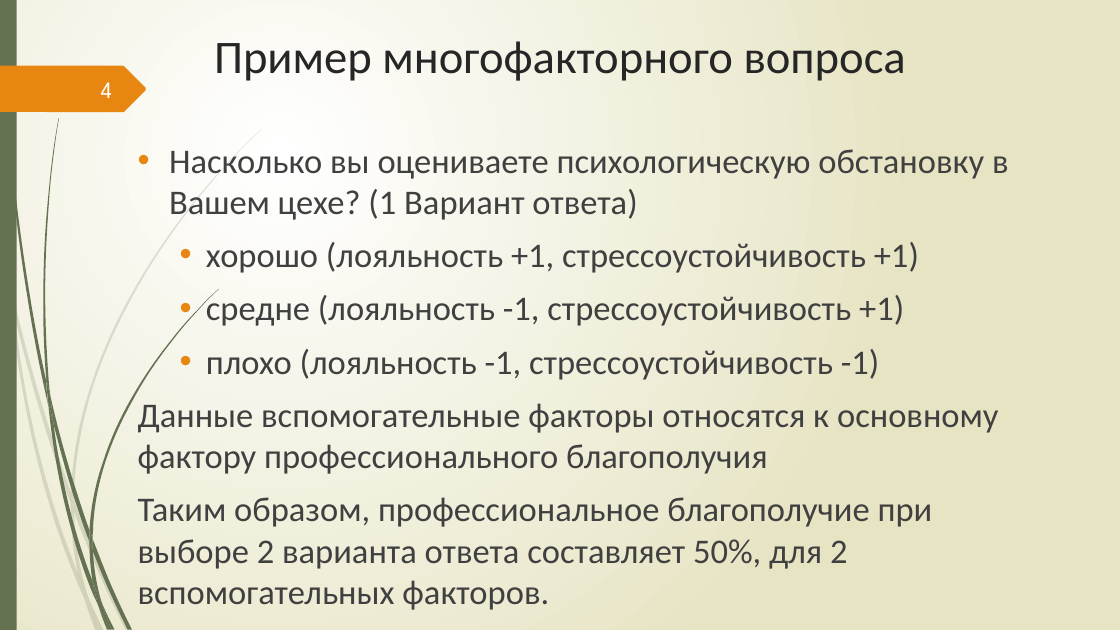
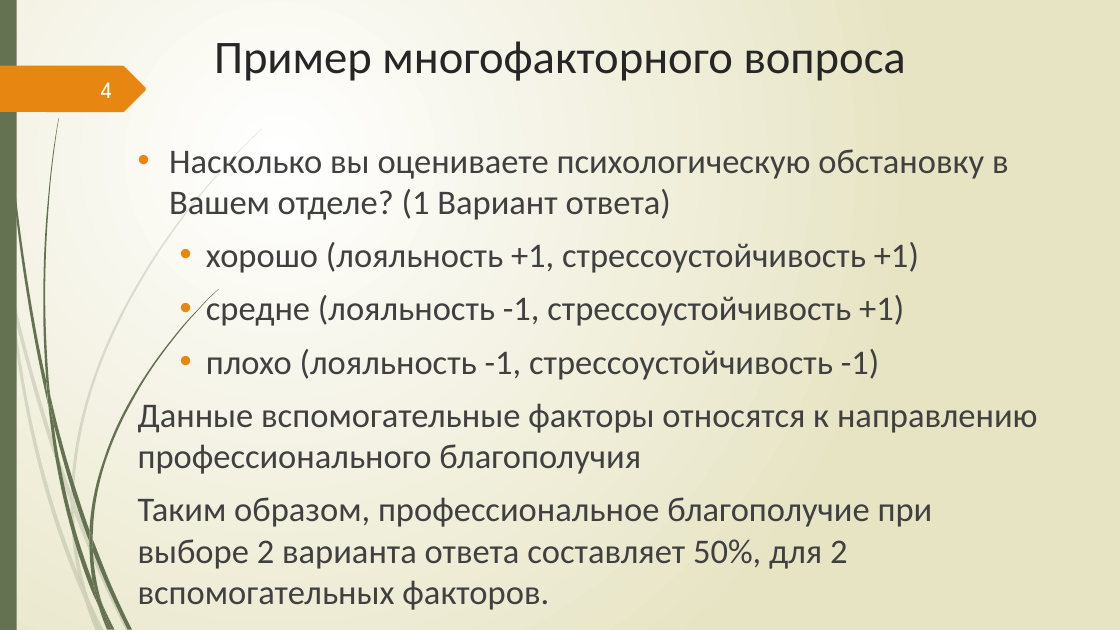
Before and after one commit to Csar9000/Quality-of-life-assessment-system, a slide deck: slide 4 of Документы/Презентация ВКР.pptx. Drawn at 1120x630 pixels with LibreOffice and Linux fonts; fonts in the diff are those of the drawing. Boxes give left, top, right and bottom in pixels: in the first picture for what was removed or moved away, otherwise in the second. Text is boxed around its words. In the diff, an @@ line names an element or a change of style, - is before the commit and + after.

```diff
--- a/Документы/Презентация ВКР.pptx
+++ b/Документы/Презентация ВКР.pptx
@@ text at (169,149,1009,220): text changed @@
-• Насколько вы оцениваете психологическую обстановку в Вашем цехе? (1 Вариант ответа)
+• Насколько вы оцениваете психологическую обстановку в Вашем отделе? (1 Вариант ответа)
@@ text at (138,403,1038,474): text changed @@
-  Данные вспомогательные факторы относятся к основному фактору профессионального благополучия
+  Данные вспомогательные факторы относятся к направлению профессионального благополучия
```
Also in this commit, not shown: 10 other slides changed, 2 slides added, 2 other files.
